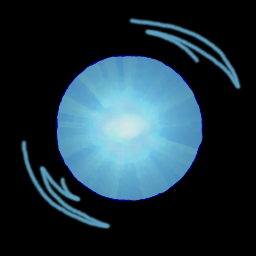
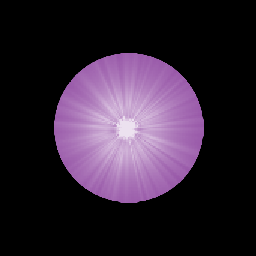
Comparing the layer stacks of the two 256x256 images. Changes:
hid "New Layer#1" over (20, 17, 242, 230)
hid "New Layer" over (54, 53, 204, 203)
added layer "plasmaa_mask" above "plasmaa.png" over (20, 17, 242, 230)
added layer "plasmaa.png" above "Background" over (20, 17, 242, 230)
